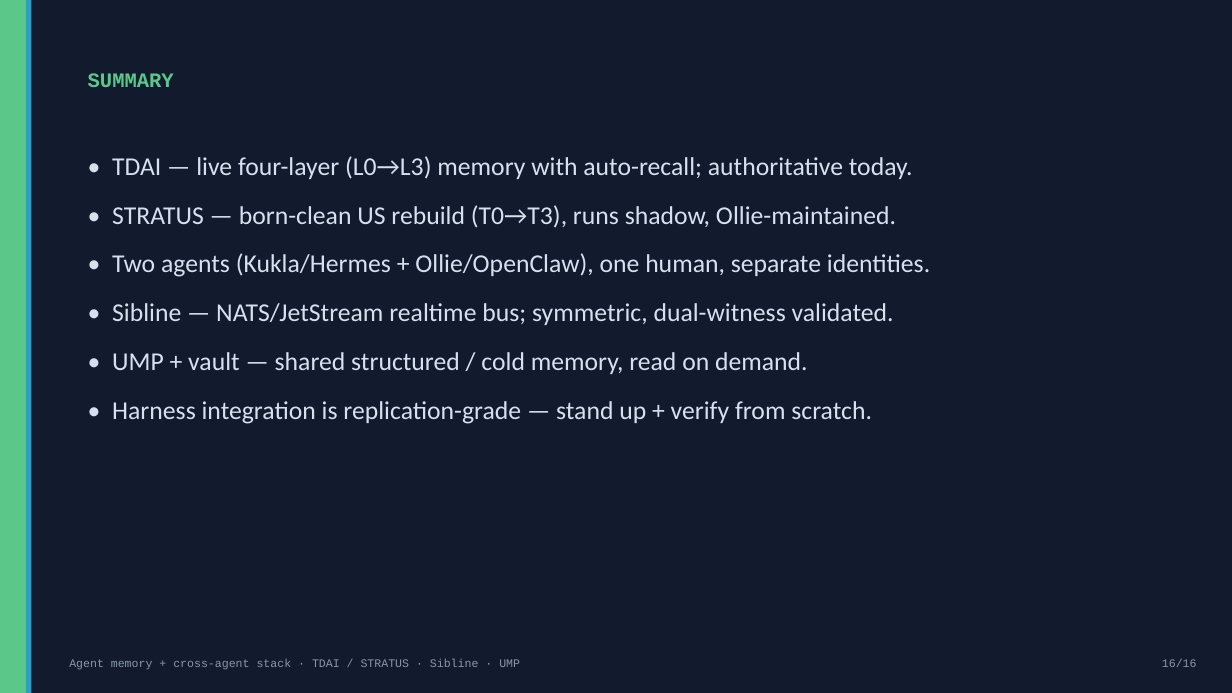
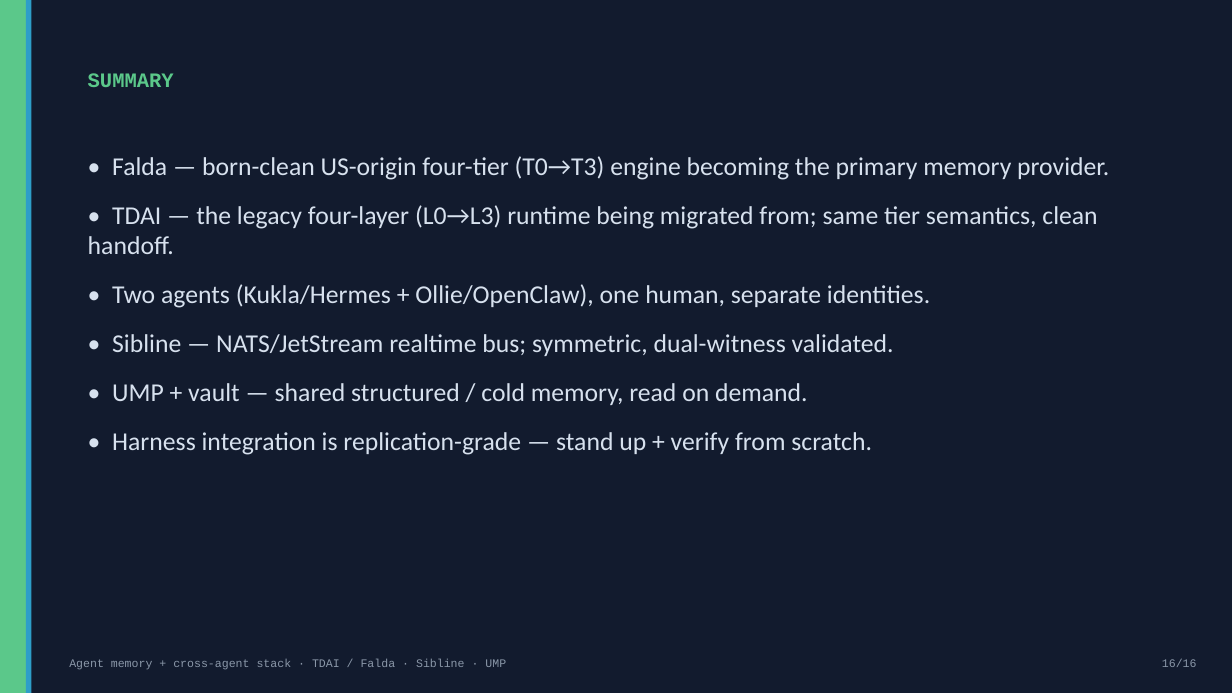
Before and after one commit to rick-stevens-ai/AGENT-MEMORY, a slide deck: slide 16 of decks/tdai-memory-system.pptx. Drawn at 1232x693 pixels with LibreOffice and Linux fonts; fonts in the diff are those of the drawing. Boxes give left, top, right and bottom in pixels: in the first picture for what was removed or moved away, otherwise in the second. Text is boxed around its words. In the diff, an @@ line names an element or a change of style, - is before the commit and + after.

Commit message:
Rename STRATUS -> Falda across whitepaper, READMEs, deck generator + deck
- Whitepaper 'TDAI, Falda, UMP'; repo URLs -> rick-stevens-ai/falda
- tdai/build_deck.py: Falda = go-forward primary, TDAI = predecessor
  being migrated from (drop 'shadow' framing); deck regenerated (16 slides)
- Old STRATUS decks archived under _archive/stratus-prerename-20260627/
- 0 stratus refs outside _archive

```diff
--- a/decks/tdai-memory-system.pptx
+++ b/decks/tdai-memory-system.pptx
@@ text at box(88, 156, 1109, 254): text changed @@
-• TDAI — live four-layer (L0→L3) memory with auto-recall; authoritative today.
-• STRATUS — born-clean US rebuild (T0→T3), runs shadow, Ollie-maintained.
+• Falda — born-clean US-origin four-tier (T0→T3) engine becoming the primary memory provider.
+• TDAI — the legacy four-layer (L0→L3) runtime being migrated from; same tier semantics, clean handoff.
@@ text at box(69, 659, 506, 670): text changed @@
-Agent memory + cross-agent stack · TDAI / STRATUS · Sibline · UMP
+Agent memory + cross-agent stack · TDAI / Falda · Sibline · UMP
```
Also in this commit, not shown: 15 other slides changed, 13 other files.
